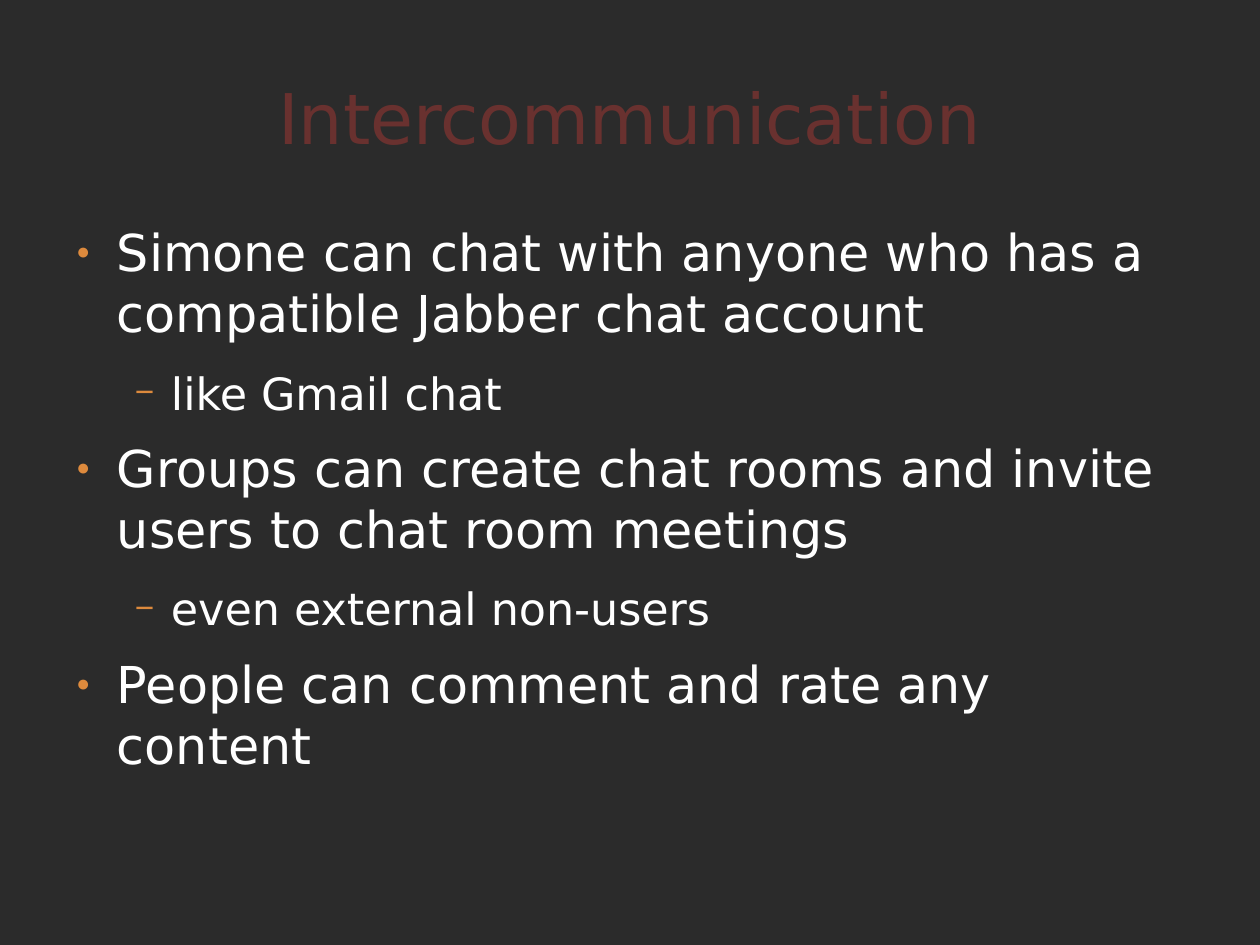
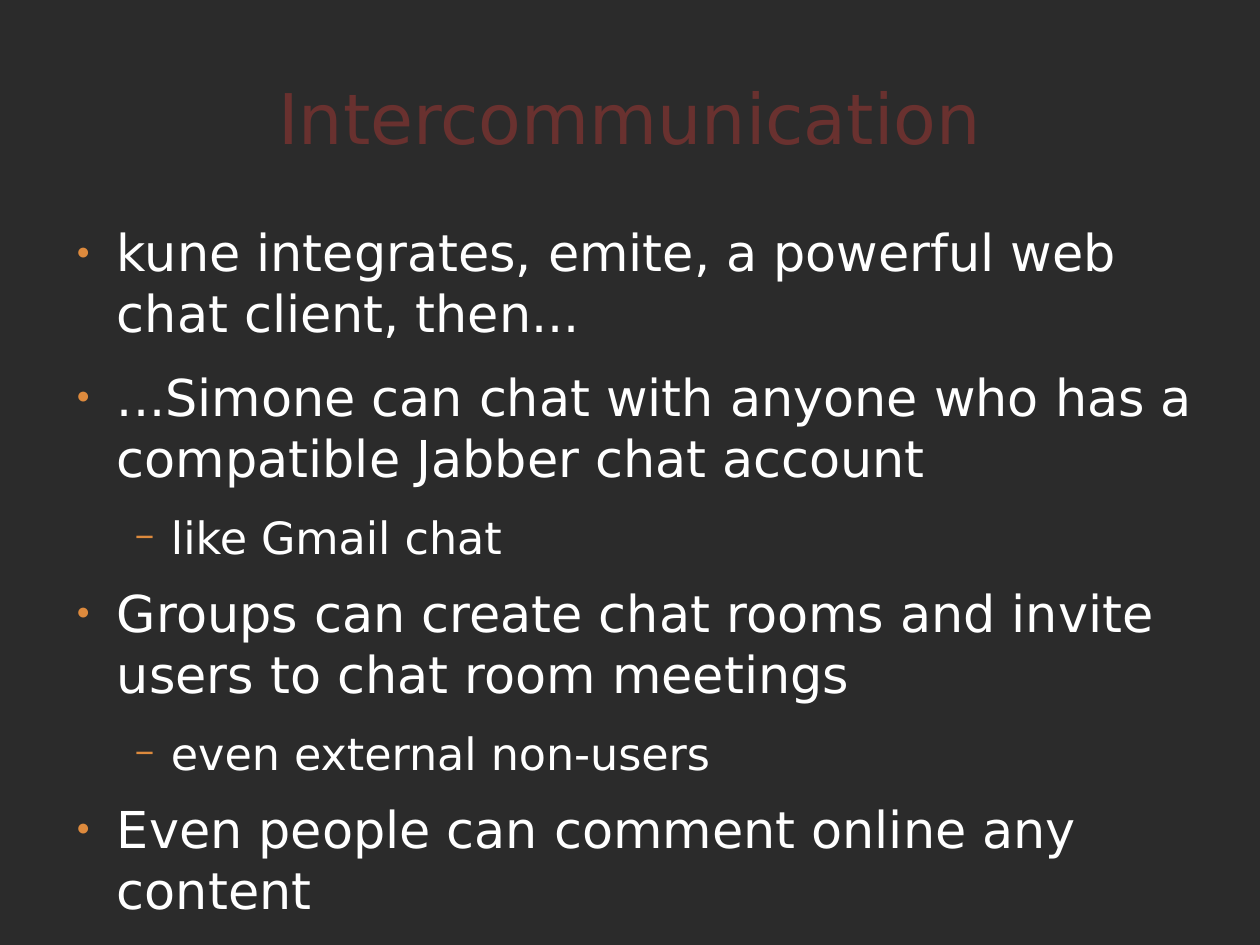
Before and after one commit to comunes/kune, a slide deck: slide 11 of doc/kune-dic-08.odp (slide 10 before the commit). Drawn at 1260x945 pixels with LibreOffice and Linux fonts; fonts in the diff are those of the drawing; background and template pictures are left out; a plain dark background stands for a picture behind light text. Boxes give left, top, right and bottom in pixels: in the first picture for what was removed or moved away, otherwise in the second. Text is boxed around its words. In the diff, an @@ line names an element or a change of style, - is before the commit and + after.

Commit message:
new kune odp revision

```diff
--- a/doc/kune-dic-08.odp
+++ b/doc/kune-dic-08.odp
@@ text at (117,232,1192,488): text changed @@
-● Simone can chat with anyone who has a compatible Jabber chat account
+● kune integrates, emite, a powerful web chat client, then...
+● ...Simone can chat with anyone who has a compatible Jabber chat account
@@ text at (117,809,1076,910): text changed @@
-● People can comment and rate any content
+● Even people can comment online any content
```
Also in this commit, not shown: 7 other slides changed, 1 slide added.
